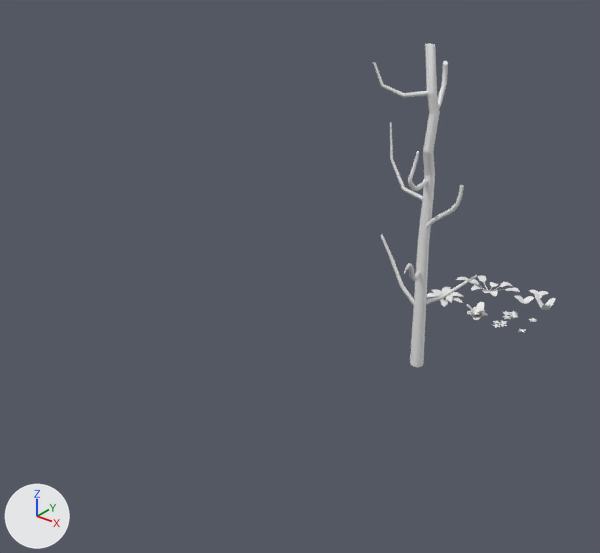
Renders of the Blender file .blend/nature.blend from each side of a commit.
Both versions are drawn from a camera (50 mm lens) standing at (10.48, -18.64, 13.08) and looking at (-1.5, -3.67, 3.8). Every picture has the same lights, and +X, +Y and +Z are marked at lower left.

Names of what the first picture shows: 'BézierCurve.002', 'BézierCurve.003', 'BézierCurve.004', 'BézierCurve.005', 'BézierCurve.006', 'BézierCurve.007', 'BézierCurve.008', 'BézierCurve.009', 'Cylinder'.
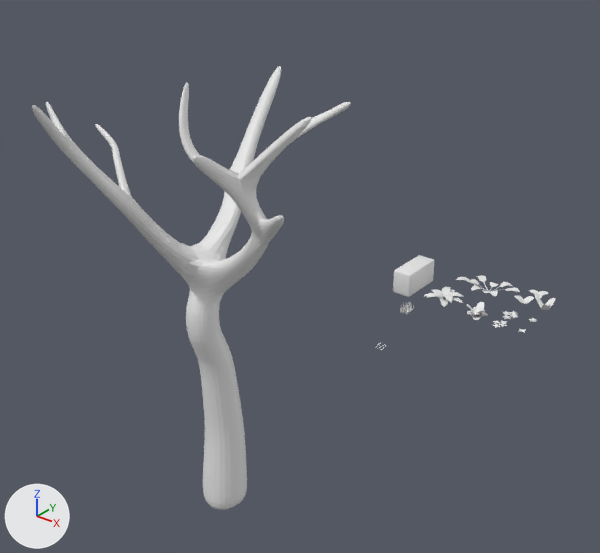
Edits to the bpy script that builds the scene:
```text
Add me_plane_078:
    me_plane_078.from_pydata(...)  # 1013 vertices, 524 faces, 5 loose edges; spans x -4.8..22.9, y -7.9..9.9, z -10.0..12.2
    me_plane_078.polygons.foreach_set('use_smooth', [True] * 524)
Add me_cube_003:
    me_cube_003.from_pydata(...)  # 96 vertices, 98 faces; spans x -0.34..0.34, y -0.83..0.83, z -0.43..0.43
    me_cube_003.polygons.foreach_set('use_smooth', [True] * 98)
Add me_cube_001:
    me_cube_001.from_pydata(...)  # 186 vertices, 183 faces; spans x -2.32..2.9, y -3.78..3.15, z -0.32..9.97
Remove ob_cylinder:
    ob_cylinder = bpy.data.objects.new('Cylinder', me_cylinder)
    ob_cylinder.location = (0.0, 0.0, 0.0)
    ob_cylinder.scale = (0.295, 0.295, 1.81)
Remove ob_béziercurve_002:
    ob_béziercurve_002 = bpy.data.objects.new('BézierCurve.002', cu_béziercurve_002)
    ob_béziercurve_002.location = (0.03, 0.16, 4.37)
Remove ob_béziercurve_003:
    ob_béziercurve_003 = bpy.data.objects.new('BézierCurve.003', cu_béziercurve_003)
    ob_béziercurve_003.location = (0.03, 0.16, 4.37)
Remove ob_béziercurve_004:
    ob_béziercurve_004 = bpy.data.objects.new('BézierCurve.004', cu_béziercurve_004)
    ob_béziercurve_004.location = (0.03, 0.16, 4.98)
Remove ob_béziercurve_005:
    ob_béziercurve_005 = bpy.data.objects.new('BézierCurve.005', cu_béziercurve_005)
    ob_béziercurve_005.location = (0.03, 0.32, 4.37)
Remove ob_béziercurve_006:
    ob_béziercurve_006 = bpy.data.objects.new('BézierCurve.006', cu_béziercurve_006)
    ob_béziercurve_006.location = (-0.01, 0.0, 4.37)
    ob_béziercurve_006.rotation_euler = (0.0, 0.0, -1.362)  # degrees (0, 0, -78)
Remove ob_béziercurve_007:
    ob_béziercurve_007 = bpy.data.objects.new('BézierCurve.007', cu_béziercurve_007)
    ob_béziercurve_007.location = (-0.04, 0.16, 4.37)
Remove ob_béziercurve_008:
    ob_béziercurve_008 = bpy.data.objects.new('BézierCurve.008', cu_béziercurve_008)
    ob_béziercurve_008.location = (-0.23, 0.23, 4.39)
    ob_béziercurve_008.rotation_euler = (0.0, 0.0, 0.568)  # degrees (0, 0, 33)
Remove ob_béziercurve_009:
    ob_béziercurve_009 = bpy.data.objects.new('BézierCurve.009', cu_béziercurve_009)
    ob_béziercurve_009.location = (0.12, 0.16, 4.37)
Add ob_plane_155:
    ob_plane_155 = bpy.data.objects.new('Plane.155', me_plane_078)
    ob_plane_155.location = (-2.0, 2.64, 0.0)
    ob_plane_155.rotation_euler = (6.841, -1.308, -2.459)  # degrees (32, -75, -141)
    ob_plane_155.scale = (0.0122, 0.025, 0.0246)
Add ob_cube_001:
    ob_cube_001 = bpy.data.objects.new('Cube.001', me_cube_003)
    ob_cube_001.location = (-2.77, 4.29, 0.44)
Add ob_cube:
    ob_cube = bpy.data.objects.new('Cube', me_cube_001)
    ob_cube.location = (-0.54, -7.67, 0.0)
    _m = ob_cube.modifiers.new('Subdivision.001', 'SUBSURF')
    _m.use_limit_surface = False
```

Location of each change, (x1, y1, x2, y2) in pixels of the pictures (600 x 553 px):
'Cube', added: after (32, 66, 351, 510)
'Cylinder', deleted: before (410, 44, 440, 367)
'Cube.001', added: after (393, 255, 434, 297)
'BézierCurve.004', deleted: before (380, 234, 414, 306)
'BézierCurve.005', deleted: before (390, 122, 423, 200)
'BézierCurve.008', deleted: before (373, 62, 428, 98)
'BézierCurve.006', deleted: before (425, 185, 464, 228)
'BézierCurve.007', deleted: before (408, 151, 428, 191)
'BézierCurve.009', deleted: before (438, 61, 448, 109)
'BézierCurve.002', deleted: before (426, 274, 477, 305)
'BézierCurve.003', deleted: before (404, 263, 421, 281)
'Plane.155', added: after (400, 301, 414, 314)
